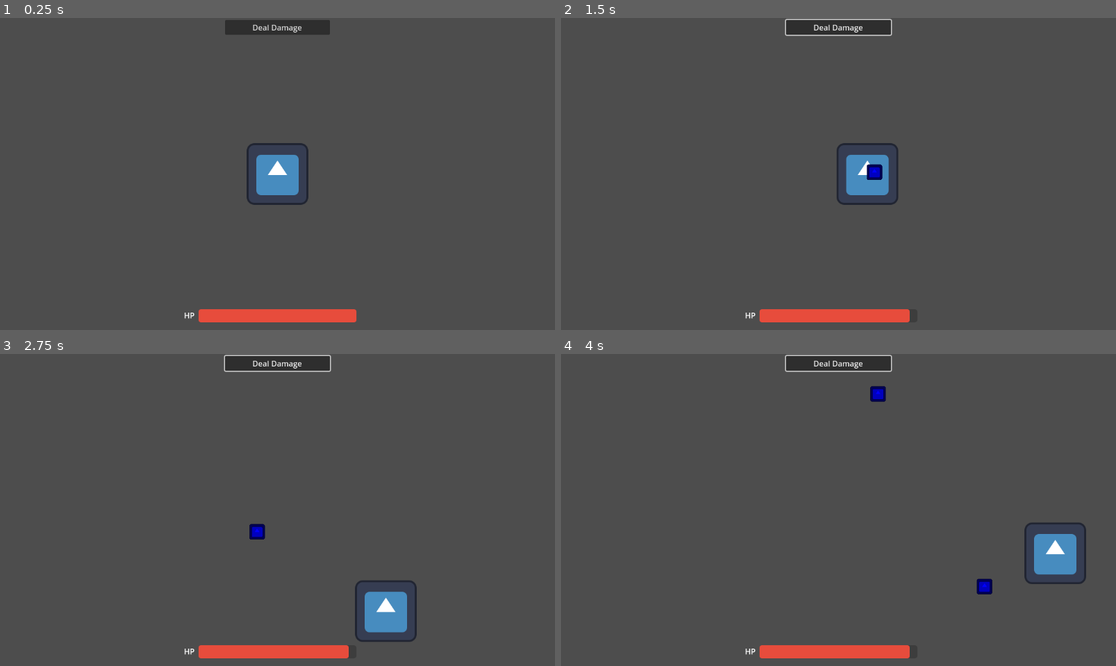
Above: before the commit, frames 1-4 (two rows, left to right).
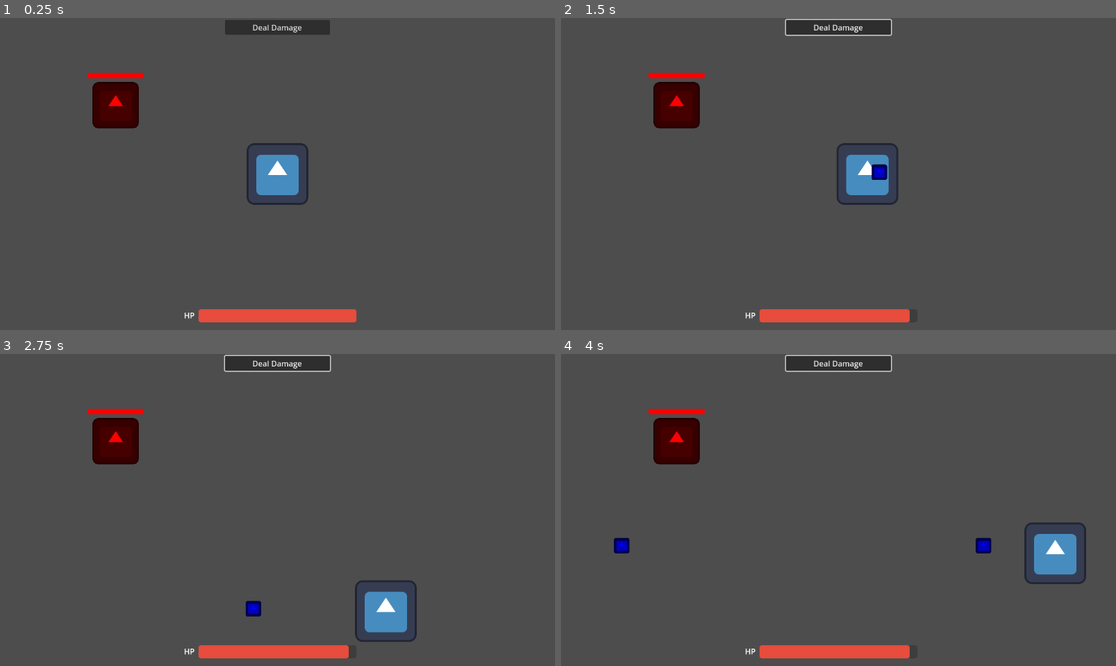
Above: after the commit, the same moments.

Repository: david8zhang/magical-researcher
Game: Godot game, scene res://scenes/Main.tscn
Same seed, same stepped clock (60 frames per second), same inputs: the game is played once before the commit and once after it. The engine's default icon, where the game draws it, is replaced by a stand-in: a white triangle on a blue panel in a dark square.
Inputs (mouse positions are in pixels of both pictures, inside the frame that each line leads up to):
- Up to frame 1 (0.25 s): no input
- Up to frame 2 (1.5 s): click "Deal Damage" at 0.5 s; move the mouse to (960, 158) at 1.27 s; hold D (move_right) from 1.28 s (still down); click (960, 158) at 1.42 s
- Up to frame 3 (2.75 s): move the mouse to (166, 525) at 2.02 s; release D (move_right) at 2.03 s; hold S (move_down) from 2.03 s (still down); click (166, 525) at 2.17 s
- Up to frame 4 (4 s): move the mouse to (894, 441) at 2.77 s; release S (move_down) at 2.78 s; hold D (move_right) 2.78-3.53 s; click (894, 441) at 2.92 s; move the mouse to (810, 572) at 3.52 s; hold W (move_up) from 3.53 s (still down); click (810, 572) at 3.67 s

The runs differ from the first frame. In frame 1, 1.4% of the frame differs, in the area x 15-26%, y 17-36%; in frame 2, 1.5%; in frame 3, 1.7%; in frame 4, 2.0%, in the area x 9-78%, y 10-78%.

Commit message:
added basic spell collision logic

Diff:
--- a/prefabs/enemies/BasicEnemy.tscn
+++ b/prefabs/enemies/BasicEnemy.tscn
@@ -1,12 +1,33 @@
-[gd_scene load_steps=3 format=3 uid="uid://8ci0q8sn5c17"]
+[gd_scene load_steps=5 format=3 uid="uid://8ci0q8sn5c17"]
 
 [ext_resource type="Texture2D" uid="uid://tuu7vfk3ir56" path="res://icon.svg" id="1_ck1wg"]
 [ext_resource type="Script" path="res://scripts/BasicEnemy.gd" id="1_qra0h"]
 
-[node name="BasicEnemy" type="Node2D"]
+[sub_resource type="RectangleShape2D" id="RectangleShape2D_s3gvr"]
+size = Vector2(96, 96)
+
+[sub_resource type="StyleBoxFlat" id="StyleBoxFlat_fay81"]
+bg_color = Color(1, 0, 0, 1)
+
+[node name="BasicEnemy" type="RigidBody2D"]
+collision_layer = 2
+collision_mask = 4
+lock_rotation = true
 script = ExtResource("1_qra0h")
 
 [node name="Sprite2D" type="Sprite2D" parent="."]
 self_modulate = Color(1, 0, 0, 1)
 scale = Vector2(0.75, 0.75)
 texture = ExtResource("1_ck1wg")
+
+[node name="CollisionShape2D" type="CollisionShape2D" parent="."]
+shape = SubResource("RectangleShape2D_s3gvr")
+
+[node name="ProgressBar" type="ProgressBar" parent="."]
+offset_left = -58.0
+offset_top = -67.0
+offset_right = 58.0
+offset_bottom = -56.0
+theme_override_styles/fill = SubResource("StyleBoxFlat_fay81")
+value = 100.0
+show_percentage = false
--- a/prefabs/spells/BasicSpellProjectile.tscn
+++ b/prefabs/spells/BasicSpellProjectile.tscn
@@ -1,18 +1,28 @@
-[gd_scene load_steps=3 format=3 uid="uid://cu45ewep1oi1m"]
+[gd_scene load_steps=4 format=3 uid="uid://cu45ewep1oi1m"]
 
 [ext_resource type="Texture2D" uid="uid://tuu7vfk3ir56" path="res://icon.svg" id="1_b3uvf"]
+[ext_resource type="Script" path="res://scripts/BasicSpellProjectile.gd" id="1_kmpqu"]
 
 [sub_resource type="RectangleShape2D" id="RectangleShape2D_0g5kt"]
 size = Vector2(32, 32)
 
-[node name="SpellProjectile" type="RigidBody2D"]
+[node name="BasicSpellProjectile" type="RigidBody2D"]
+collision_layer = 0
+collision_mask = 0
+lock_rotation = true
+script = ExtResource("1_kmpqu")
+
+[node name="CollisionShape2D" type="CollisionShape2D" parent="."]
+shape = SubResource("RectangleShape2D_0g5kt")
+
+[node name="Detector" type="Area2D" parent="."]
 collision_layer = 0
 collision_mask = 0
 
-[node name="Sprite2D" type="Sprite2D" parent="."]
+[node name="Sprite2D" type="Sprite2D" parent="Detector"]
 self_modulate = Color(0, 0, 1, 1)
 scale = Vector2(0.25, 0.25)
 texture = ExtResource("1_b3uvf")
 
-[node name="CollisionShape2D" type="CollisionShape2D" parent="."]
+[node name="CollisionShape2D" type="CollisionShape2D" parent="Detector"]
 shape = SubResource("RectangleShape2D_0g5kt")
--- a/project.godot
+++ b/project.godot
@@ -42,9 +42,17 @@
 ]
 }
 
+[layer_names]
+
+2d_physics/layer_1="Player"
+2d_physics/layer_2="Enemies"
+2d_physics/layer_3="PlayerProjectile"
+
 [physics]
 
 2d/default_gravity_vector=Vector2(2.08165e-12, 2.08165e-12)
+2d/default_linear_damp=2.08167e-17
+2d/default_angular_damp=2.08167e-17
 
 [rendering]
 
--- a/scenes/Main.tscn
+++ b/scenes/Main.tscn
@@ -1,9 +1,10 @@
-[gd_scene load_steps=5 format=3 uid="uid://c7lngg8cjax0u"]
+[gd_scene load_steps=6 format=3 uid="uid://c7lngg8cjax0u"]
 
 [ext_resource type="Script" path="res://scripts/Game.gd" id="1_56j8m"]
 [ext_resource type="PackedScene" uid="uid://ca6iv0stxicwi" path="res://prefabs/Player.tscn" id="2_nutke"]
 [ext_resource type="PackedScene" uid="uid://domjmq360jx24" path="res://prefabs/SpellManager.tscn" id="2_wtpks"]
 [ext_resource type="PackedScene" uid="uid://wsaic2bsqmqj" path="res://prefabs/DebugMenu.tscn" id="3_v02s0"]
+[ext_resource type="PackedScene" uid="uid://8ci0q8sn5c17" path="res://prefabs/enemies/BasicEnemy.tscn" id="5_a6b1e"]
 
 [node name="Main" type="Node2D"]
 script = ExtResource("1_56j8m")
@@ -11,6 +12,7 @@
 [node name="SpellManager" parent="." instance=ExtResource("2_wtpks")]
 
 [node name="Player" parent="." instance=ExtResource("2_nutke")]
+position = Vector2(576, 324)
 slide_on_ceiling = false
 
 [node name="CanvasLayer" type="CanvasLayer" parent="."]
@@ -20,3 +22,6 @@
 anchor_left = 0.5
 anchor_right = 0.5
 grow_horizontal = 2
+
+[node name="BasicEnemy" parent="." instance=ExtResource("5_a6b1e")]
+position = Vector2(240, 181)
--- a/scripts/BasicEnemy.gd
+++ b/scripts/BasicEnemy.gd
@@ -1,5 +1,7 @@
 class_name BasicEnemy
+extends Node2D
 
+@onready var health_bar = $ProgressBar
 var active_spell: DamageSpell
 
 func _ready():
--- a/scripts/BasicSpell.gd
+++ b/scripts/BasicSpell.gd
@@ -4,8 +4,17 @@
 @export var projectile: PackedScene
 var speed = 500
 
-func cast(start_position: Vector2, target_position: Vector2):
-	var new_projectile = projectile.instantiate() as RigidBody2D
+func cast(start_position: Vector2, target_position: Vector2, side: Game.Side):
+	var new_projectile = projectile.instantiate() as BasicSpellProjectile
+	new_projectile.spell_ref = self
 	add_child(new_projectile)
+	if side == Game.Side.Player:
+		new_projectile.detector.set_collision_mask_value(2, true)
+		new_projectile.detector.set_collision_layer_value(3, true)
+
 	new_projectile.linear_velocity = (target_position - start_position).normalized() * speed
 	new_projectile.global_position = Vector2(start_position.x, start_position.y)
+
+func on_projectile_hit(body: Node):
+	if body is BasicEnemy:
+		print("hit enemy!")
--- /dev/null
+++ b/scripts/BasicSpellProjectile.gd
@@ -0,0 +1,12 @@
+class_name BasicSpellProjectile
+extends Node2D
+
+var spell_ref: BasicSpell
+@onready var detector = $Detector as Area2D
+
+func _ready():
+	detector.body_entered.connect(on_proj_hit)
+
+func on_proj_hit(body: Node):
+	self.queue_free()
+	spell_ref.on_projectile_hit(body)
--- a/scripts/DamageSpell.gd
+++ b/scripts/DamageSpell.gd
@@ -1,5 +1,5 @@
 class_name DamageSpell
 extends Node2D
 
-func cast(_start_position: Vector2, _target_position: Vector2):
+func cast(_start_position: Vector2, _target_position: Vector2, _side: Game.Side):
 	pass
--- a/scripts/Game.gd
+++ b/scripts/Game.gd
@@ -2,6 +2,11 @@
 extends Node2D
 
 @onready var player = $Player as Player
+
+enum Side {
+	Player,
+	Enemy
+}
 
 func _ready():
 	var viewport_rect = get_viewport_rect()
--- a/scripts/Player.gd
+++ b/scripts/Player.gd
@@ -29,7 +29,7 @@
 	if event is InputEventMouseButton and event.pressed:
 		if event.button_index == MOUSE_BUTTON_LEFT:
 			if active_spell != null:
-				active_spell.cast(global_position, event.position)
+				active_spell.cast(global_position, event.position, Game.Side.Player)
 
 func take_damage(damage: int) -> void:
 	healthbar.value -= damage
